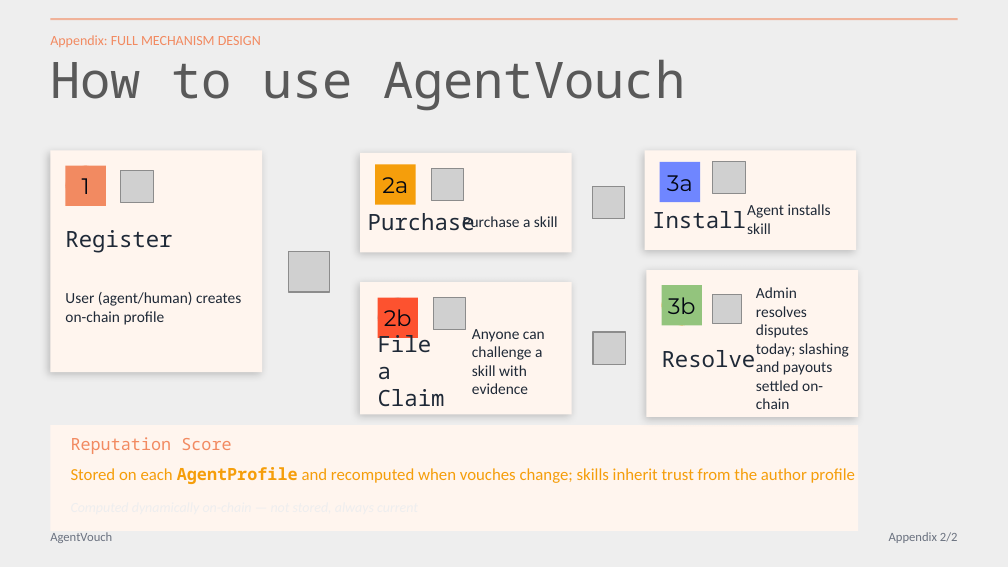
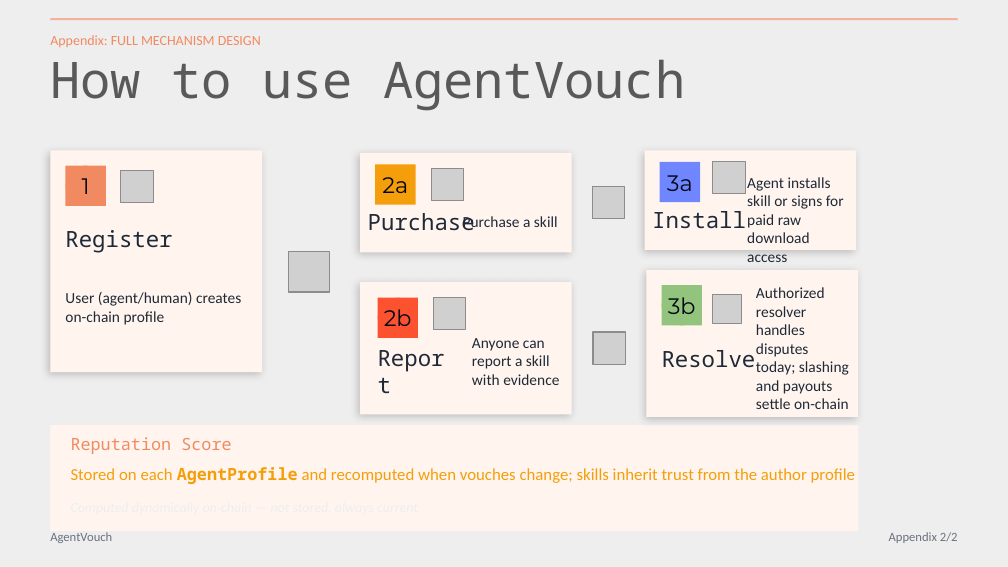
Before and after one commit to dirtybits/agent-reputation-oracle, a slide deck: slide 15 of pitch/AgentVouch_walkthrough.paper.pptx. Drawn at 1008x567 pixels with LibreOffice and Linux fonts; fonts in the diff are those of the drawing; grey boxes stand for pictures. Boxes give left, top, right and bottom in pixels: in the first picture for what was removed or moved away, otherwise in the second. Text is boxed around its words. In the diff, an @@ line names an element or a change of style, - is before the commit and + after.

```diff
--- a/pitch/AgentVouch_walkthrough.paper.pptx
+++ b/pitch/AgentVouch_walkthrough.paper.pptx
@@ text at (747,177,844,262): text changed @@
-Agent installs skill
+Agent installs skill or signs for paid raw download access
@@ text at (756,287,849,409): text changed @@
-Admin resolves disputes today; slashing and payouts settled on-chain
+Authorized resolver handles disputes today; slashing and payouts settle on-chain
@@ text at (472,338,559,385): text changed @@
-Anyone can challenge a skill with evidence
+Anyone can report a skill with evidence
@@ text at (472,356,512,369): text changed @@
-File a Claim
+Report
```
Also in this commit, not shown: 11 other slides changed, 1 slide added, 10 other files.
